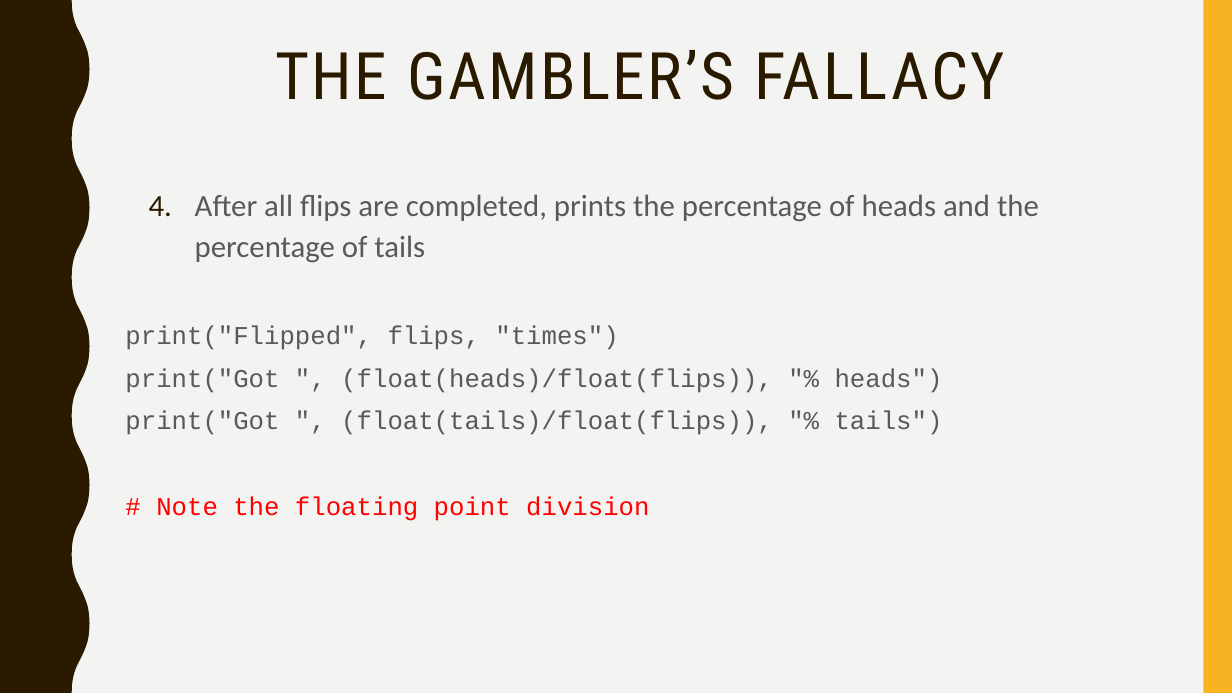
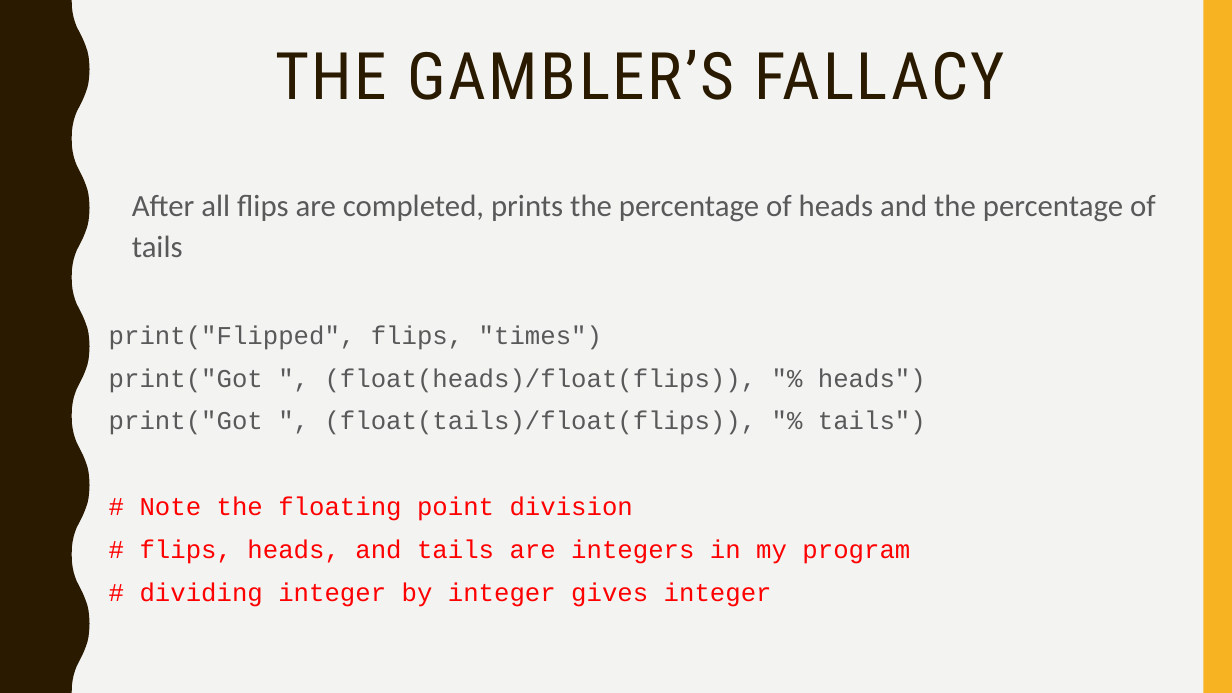
Before and after one commit to narock/scientific_computing_course, a slide deck: slide 10 of 04_Monte_Carlo/04_Monte_Carlo.pptx. Drawn at 1232x693 pixels with LibreOffice and Linux fonts; fonts in the diff are those of the drawing. Boxes give left, top, right and bottom in pixels: in the first picture for what was removed or moved away, otherwise in the second. Text is boxed around its words. In the diff, an @@ line names an element or a change of style, - is before the commit and + after.

```diff
--- a/04_Monte_Carlo/04_Monte_Carlo.pptx
+++ b/04_Monte_Carlo/04_Monte_Carlo.pptx
@@ text "After all flips are completed, ...": place and size @@
-text "After all flips are completed, ..." at (125, 194, 1039, 521)
+text "After all flips are completed, ..." at (109, 194, 1156, 607)
@@ text at (132, 194, 1156, 257): bullet 1. to none @@
@@ text at (140, 539, 910, 607): paragraphs added @@
+# flips, heads, and tails are integers in my program
+# dividing integer by integer gives integer
```
Also in this commit, not shown: 5 other slides changed, 2 slides added, 1 slide removed, 26 other files.
